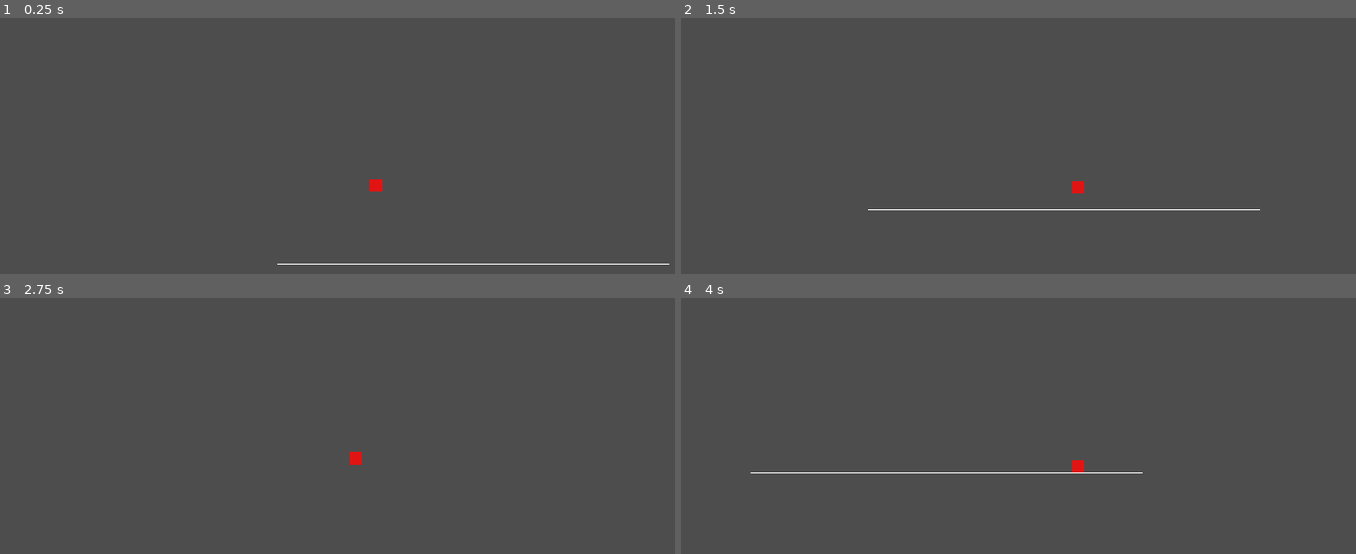
Above: before the commit, frames 1-4 (two rows, left to right).
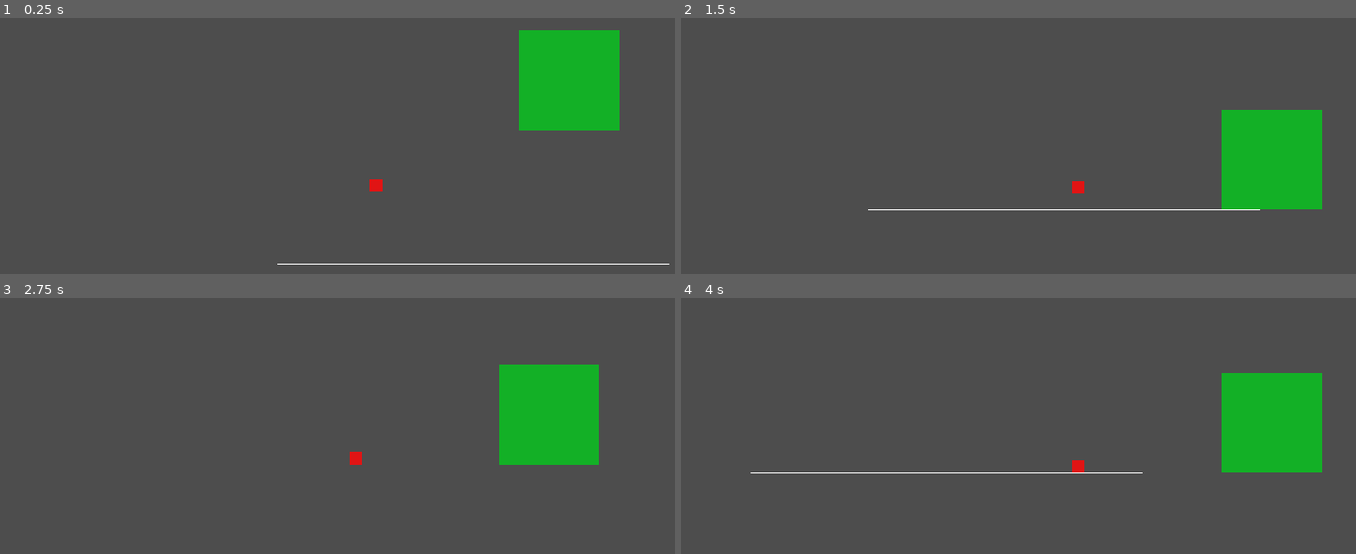
Above: after the commit, the same moments.

Repository: HampusHauffman/gamejam2024
Game: Godot game, scene res://scene/main.tscn
Same seed, same stepped clock (60 frames per second), same inputs: the game is played once before the commit and once after it.
Inputs:
- Up to frame 1 (0.25 s): no input
- Up to frame 2 (1.5 s): tap Enter (ui_accept) at 0.5, 0.77 s; hold Right (ui_right) from 0.53 s (still down)
- Up to frame 3 (2.75 s): tap Enter (ui_accept) at 1.52 s; release Right (ui_right) at 2.03 s; hold Left (ui_left) from 2.03 s (still down)
- Up to frame 4 (4 s): release Left (ui_left) at 2.78 s; hold Right (ui_right) from 2.78 s (still down); tap Enter (ui_accept) at 3.02, 3.77 s

The runs differ from the first frame. In frame 1, 5.8% of the frame differs, in the area x 76-92%, y 4-44%; in frame 2, 5.8%; in frame 3, 5.8%; in frame 4, 5.8%.

Commit message:
added big

Diff:
--- a/scene/big_player.tscn
+++ b/scene/big_player.tscn
@@ -1,18 +1,16 @@
 [gd_scene load_steps=4 format=3 uid="uid://h4ahbhfw8yal"]
 
 [ext_resource type="PackedScene" uid="uid://bq2hnqeha5c0v" path="res://scene/base_player.tscn" id="1_ejced"]
+[ext_resource type="Texture2D" uid="uid://bffmwfl5dt455" path="res://art/big.png" id="2_kcdo1"]
 
-[sub_resource type="CanvasTexture" id="CanvasTexture_qfw05"]
-
-[sub_resource type="RectangleShape2D" id="RectangleShape2D_yjwys"]
-size = Vector2(16, 16)
+[sub_resource type="RectangleShape2D" id="RectangleShape2D_28pq6"]
+size = Vector2(256, 256)
 
 [node name="BasePlayer" instance=ExtResource("1_ejced")]
 metadata/_edit_group_ = true
 
 [node name="Sprite2D" type="Sprite2D" parent="." index="0"]
-scale = Vector2(15, 15)
-texture = SubResource("CanvasTexture_qfw05")
+texture = ExtResource("2_kcdo1")
 
 [node name="CollisionShape2D" type="CollisionShape2D" parent="." index="1"]
-shape = SubResource("RectangleShape2D_yjwys")
+shape = SubResource("RectangleShape2D_28pq6")
--- a/scene/main.tscn
+++ b/scene/main.tscn
@@ -1,12 +1,16 @@
-[gd_scene load_steps=4 format=3 uid="uid://isos7bjymyuq"]
+[gd_scene load_steps=5 format=3 uid="uid://isos7bjymyuq"]
 
 [ext_resource type="PackedScene" uid="uid://bnrtbanh1r5gp" path="res://scene/small_player.tscn" id="1_ksvjd"]
+[ext_resource type="PackedScene" uid="uid://h4ahbhfw8yal" path="res://scene/big_player.tscn" id="2_d2l3j"]
 
 [sub_resource type="WorldBoundaryShape2D" id="WorldBoundaryShape2D_jql5x"]
 
 [sub_resource type="CanvasTexture" id="CanvasTexture_u4e3h"]
 
 [node name="Node2D" type="Node2D"]
+
+[node name="BasePlayer" parent="." instance=ExtResource("2_d2l3j")]
+position = Vector2(245, -498)
 
 [node name="StaticBody2D" type="StaticBody2D" parent="."]
 
Binary file added: art/big.png
Not shown, added: art/big.png.import
